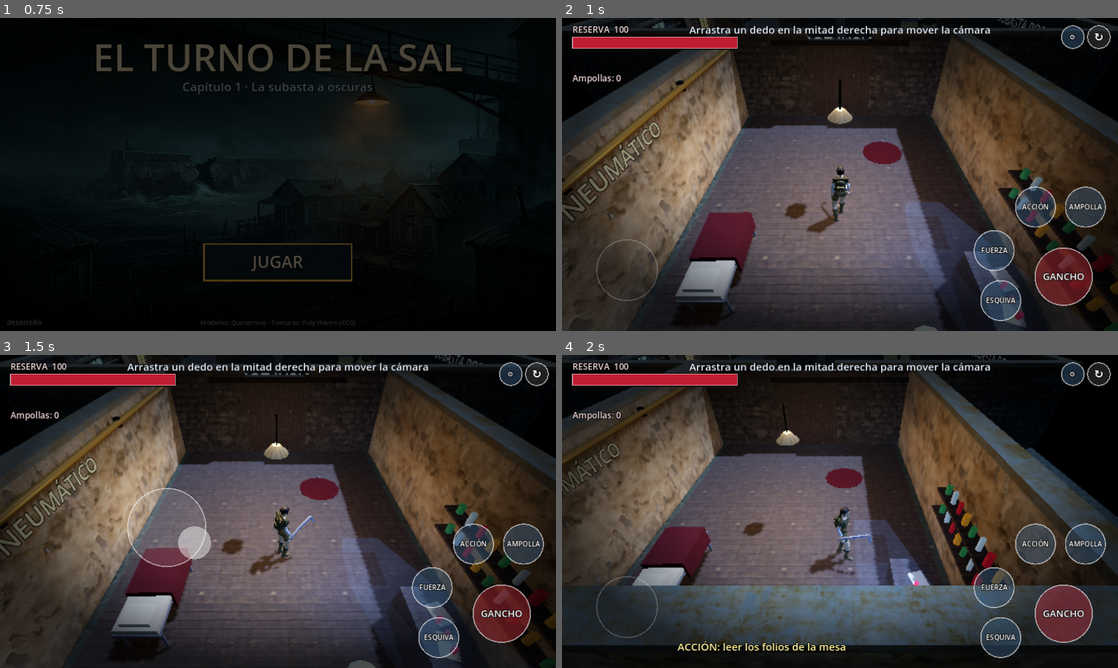
Above: before the commit, frames 1-4 (two rows, left to right).
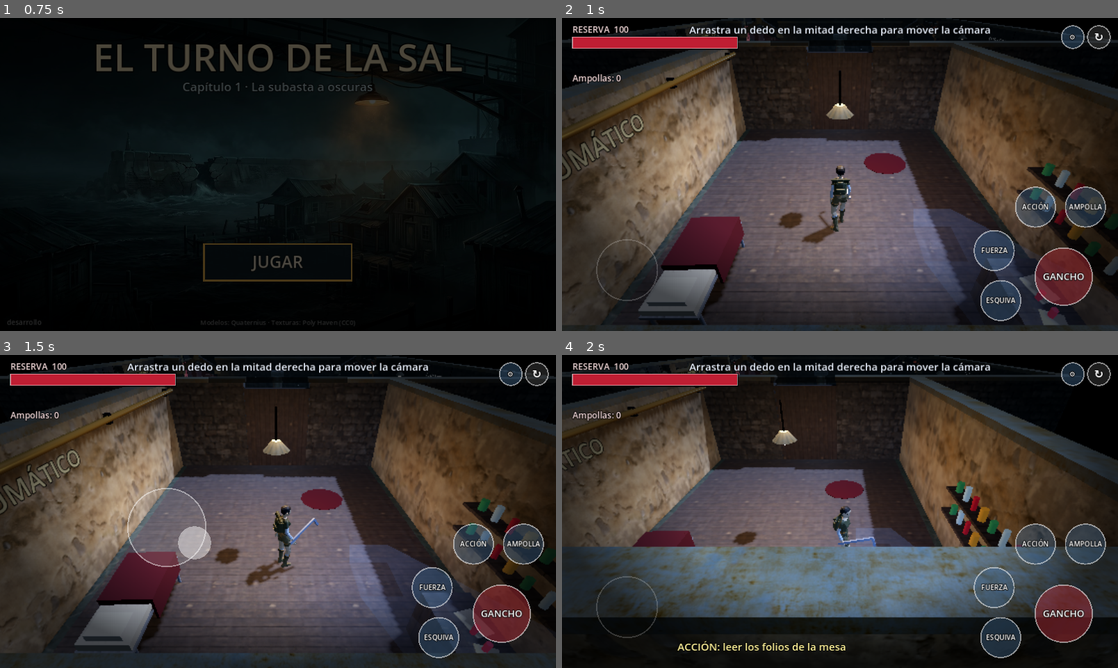
Above: after the commit, the same moments.

Repository: iskyhigh00/GpA
Game: Godot game, scene res://scenes/title.tscn
The game is run twice, just before and just after one commit, with the same random seed, the same clock (stepped at 60 frames per second) and the same inputs.
Inputs (mouse positions are in pixels of both pictures, inside the frame that each line leads up to):
- Up to frame 1 (0.75 s): tap Enter at 0.5 s; move the mouse to (400, 158) at 0.52 s; hold D from 0.53 s (still down); tap J at 0.6 s; click (400, 158) at 0.67 s
- Up to frame 2 (1 s): keep holding D; tap Space at 0.77 s
- Up to frame 3 (1.5 s): release D at 1.25 s; drag from (166, 527) to (250, 574) at 1.27 s
- Up to frame 4 (2 s): no input

Frame 1 is identical in both runs. In frame 2, 23% of the frame differs, in the area x 0-100%, y 0-100%; in frame 3, 24%; in frame 4, 33%, in the area x 0-100%, y 0-93%.

Commit message:
Arreglos del informe de QA: daño en el frame de contacto, muros sin atravesar, colisión con el guardia, cámara más baja con muros translúcidos y avisos de lámpara en su zona
Co-Authored-By: Claude Sonnet 5.5 <noreply@anthropic.com>
Claude-Session: https://claude.ai/code/session_014vvngXY1qH63ojqbti9ztP

Diff:
--- a/scripts/guard.gd
+++ b/scripts/guard.gd
@@ -56,7 +56,7 @@
 
 func _ready() -> void:
 	collision_layer = 8
-	collision_mask = 3
+	collision_mask = 7
 	var cs := CollisionShape3D.new()
 	var cap := CapsuleShape3D.new()
 	cap.radius = 0.4
@@ -349,6 +349,8 @@
 
 
 func _strike(dmg: float) -> void:
+	if not level.clear_line(global_position, level.player.global_position):
+		return
 	if level.player.invuln > 0.0:
 		level.perfect_dodge()
 		state = S.STUNNED
@@ -482,7 +484,7 @@
 	cone.visible = true
 	var ratio := clampf(detect / DETECT_TIME, 0.0, 1.0)
 	if state == S.CHASE:
-		cone_mat.albedo_color = Color(1.0, 0.15, 0.15, 0.1)
+		cone_mat.albedo_color = Color(1.0, 0.15, 0.15, 0.22)
 	else:
 		cone_mat.albedo_color = Color(1.0, 0.9, 0.3, 0.22).lerp(Color(1.0, 0.25, 0.2, 0.42), ratio)
 	var origin := global_position + Vector3(0.0, 0.6, 0.0)
--- a/scripts/level.gd
+++ b/scripts/level.gd
@@ -169,11 +169,11 @@
 
 
 func _wall(cx: float, cz: float, sx: float, sz: float, m: Material = null) -> void:
-	Gfx.solid_m(self, Vector3(cx, 1.6, cz), Vector3(sx, 3.2, sz), m if m else Gfx.mat_stone())
-	# Moldura superior oscura.
+	var body := Gfx.solid_m(self, Vector3(cx, 1.6, cz), Vector3(sx, 3.2, sz), m if m else Gfx.mat_stone())
+	# Moldura superior oscura (hija del muro, para que se desvanezca con él).
 	var cap := Gfx.box_m(Vector3(sx + 0.12, 0.14, sz + 0.12), Gfx.mat_rust())
-	cap.position = Vector3(cx, 3.27, cz)
-	add_child(cap)
+	cap.position = Vector3(0.0, 1.67, 0.0)
+	body.add_child(cap)
 
 
 func _pipe_x(x0: float, x1: float, y: float, z: float, r: float) -> void:
@@ -252,11 +252,12 @@
 	l.outline_modulate = Color(0.0, 0.0, 0.0, 0.9)
 	l.position = pos
 	l.rotation_degrees.y = rot_y
+	l.double_sided = false
 	add_child(l)
 
 
 func _puddle(x: float, z: float, r: float) -> void:
-	var p := Gfx.cyl_m(r, 0.01, Gfx.mat_gloss(Color(0.02, 0.03, 0.04), 0.03))
+	var p := Gfx.cyl_m(r, 0.01, Gfx.mat_gloss(Color(0.11, 0.14, 0.18), 0.12))
 	p.position = Vector3(x, 0.02, z)
 	Gfx.no_shadow(p)
 	add_child(p)
@@ -627,7 +628,7 @@
 		_hang_lamp(x, 8.6)
 	_sign("LONJA DEL CANDIL", Vector3(8.0, 2.5, -9.93), 0.0, Color(0.9, 0.78, 0.45), 0.014)
 	_sign("LOTE 14", Vector3(17.0, 2.4, 9.93), 180.0, Color(0.85, 0.35, 0.3), 0.012)
-	_sign("SUBASTA POR SECTORES", Vector3(-1.0, 2.5, 9.93), 180.0, Color(0.75, 0.8, 0.85), 0.01)
+	_sign("SUBASTA POR SECTORES", Vector3(1.0, 2.5, 9.93), 180.0, Color(0.75, 0.8, 0.85), 0.007)
 	for pd in [Vector3(-1.0, 0.0, 2.0), Vector3(6.0, 0.0, -1.0), Vector3(13.0, 0.0, 2.5), Vector3(19.0, 0.0, 7.0), Vector3(-3.5, 0.0, -6.0), Vector3(10.0, 0.0, -7.5)]:
 		_puddle(pd.x, pd.z, 0.9 + fmod(pd.x * 0.37, 0.8))
 	# Carril de la bandeja en el muro sur.
@@ -837,7 +838,9 @@
 
 
 func route_label() -> String:
-	return "Norte (sigilo)" if route != "sur" else "Sur (combate)"
+	if route != "sur":
+		return "Norte (sigilo)"
+	return "Sur (combate)" if combat else "Sur (sin combate)"
 
 
 # ---------------------------------------------------------------- reserva
@@ -866,8 +869,8 @@
 func on_guard_hit(_hits: int, pos: Vector3) -> void:
 	combat = true
 	play("hit")
-	hitstop_t = 0.07
-	player.add_shake(0.2)
+	hitstop_t = 0.1
+	player.add_shake(0.3)
 	spark(pos)
 
 
@@ -885,7 +888,8 @@
 
 
 func on_guard_alert() -> void:
-	hud.say("¡El guardia te vio!", 2.5)
+	if hud.message_t < 1.0:
+		hud.say("¡El guardia te vio!", 2.5)
 	play("alarm")
 
 
@@ -1083,6 +1087,8 @@
 
 func _on_lamp_signal() -> void:
 	signals_heard += 1
+	if player.global_position.x < DOOR_X + 1.0:
+		return
 	play("beep")
 	hud.show_banner("CAMBIO DE LOTE", 0.9)
 
@@ -1142,6 +1148,8 @@
 		elapsed += delta
 	if door_open and door_body.position.y < 4.8:
 		door_body.position.y = minf(4.8, door_body.position.y + 3.0 * delta)
+	elif door_open and door_body.visible:
+		door_body.visible = false
 	if dying:
 		death_t -= delta
 		if death_t <= 0.0:
--- a/scripts/player.gd
+++ b/scripts/player.gd
@@ -7,24 +7,27 @@
 const GRAVITY := 24.0
 const HOOK_RANGE := 2.3
 const HOOK_COOLDOWN := 0.55
-const SWING_TIME := 0.28
+const SWING_TIME := 0.42
+const HIT_DELAY := 0.13
 const DODGE_TIME := 0.3
 const DODGE_SPEED := 10.5
 const DODGE_COOLDOWN := 0.9
 const DODGE_INVULN := 0.38
-const CAM_DIST := 6.0
+const CAM_DIST := 5.4
 const CAM_SENS := 0.0055
 
 var level: Level
 var sim_move := Vector2.ZERO
 var touch_move := Vector2.ZERO
 var cam_yaw := -PI * 0.5
-var cam_pitch := 0.7
+var cam_pitch := 0.58
 var cam_total := 0.0
 var facing := -PI * 0.5
 var hook_cd := 0.0
 var hurt_cd := 0.0
 var swing_t := 0.0
+var hit_pending := -1.0
+var faded: Array[MeshInstance3D] = []
 var dodge_t := 0.0
 var dodge_cd := 0.0
 var invuln := 0.0
@@ -40,7 +43,7 @@
 
 func _ready() -> void:
 	collision_layer = 4
-	collision_mask = 3
+	collision_mask = 11
 	var cs := CollisionShape3D.new()
 	var cap := CapsuleShape3D.new()
 	cap.radius = 0.35
@@ -139,6 +142,8 @@
 	dodge_t = 0.0
 	dodge_cd = 0.0
 	invuln = 0.0
+	swing_t = 0.0
+	hit_pending = -1.0
 	cam_focus = pos + Vector3(0.0, 1.5, 0.0)
 
 
@@ -157,17 +162,25 @@
 		return
 	hook_cd = HOOK_COOLDOWN
 	swing_t = SWING_TIME
+	hit_pending = HIT_DELAY
 	level.spend_hook()
 	level.play("swish")
 	var g := level.guard
 	var to := g.global_position - global_position
 	to.y = 0.0
 	var d := to.length()
+	if g.can_be_hit() and d < 3.2 and d > 0.05:
+		facing = atan2(-to.x, -to.z)
+
+
+## El daño llega en el frame de contacto del golpe, no al pulsar.
+func _resolve_hit() -> void:
+	var g := level.guard
 	if not g.can_be_hit():
 		return
-	if d < 3.2 and d > 0.05:
-		facing = atan2(-to.x, -to.z)
-	if d <= HOOK_RANGE:
+	var to := g.global_position - global_position
+	to.y = 0.0
+	if to.length() <= HOOK_RANGE and level.clear_line(global_position, g.global_position):
 		g.take_hit()
 
 
@@ -183,6 +196,7 @@
 	dodge_cd = DODGE_COOLDOWN
 	invuln = DODGE_INVULN
 	swing_t = 0.0
+	hit_pending = -1.0
 	level.play("dodge")
 
 
@@ -192,6 +206,10 @@
 	hook_cd = maxf(0.0, hook_cd - delta)
 	hurt_cd = maxf(0.0, hurt_cd - delta)
 	swing_t = maxf(0.0, swing_t - delta)
+	if hit_pending > 0.0:
+		hit_pending -= delta
+		if hit_pending <= 0.0:
+			_resolve_hit()
 	dodge_cd = maxf(0.0, dodge_cd - delta)
 	invuln = maxf(0.0, invuln - delta)
 	var dir := Vector3.ZERO if locked else _move_dir()
@@ -247,6 +265,19 @@
 			level.play("step", -16.0)
 
 
+static var _fade_mat: StandardMaterial3D
+
+
+static func _fade_material() -> StandardMaterial3D:
+	if _fade_mat == null:
+		_fade_mat = StandardMaterial3D.new()
+		_fade_mat.transparency = BaseMaterial3D.TRANSPARENCY_ALPHA
+		_fade_mat.albedo_color = Color(0.25, 0.3, 0.36, 0.1)
+		_fade_mat.cull_mode = BaseMaterial3D.CULL_DISABLED
+		_fade_mat.shading_mode = BaseMaterial3D.SHADING_MODE_UNSHADED
+	return _fade_mat
+
+
 func _process(delta: float) -> void:
 	var target := global_position + Vector3(0.0, 1.5, 0.0)
 	cam_focus = cam_focus.lerp(target, 1.0 - exp(-14.0 * delta))
@@ -255,9 +286,26 @@
 	var want := focus + off * CAM_DIST
 	var q := PhysicsRayQueryParameters3D.create(focus, want, 1)
 	var hit := get_world_3d().direct_space_state.intersect_ray(q)
+	var now: Array[MeshInstance3D] = []
 	if not hit.is_empty():
-		var hp: Vector3 = hit["position"]
-		want = hp + (focus - want).normalized() * 0.25
+		var col := hit["collider"] as Node3D
+		if col != null and col.global_position.y > 0.5:
+			# Muro entre la cámara y Sira: se vuelve casi transparente y la cámara no se encoge.
+			for c in col.get_children():
+				if c is MeshInstance3D:
+					var mi := c as MeshInstance3D
+					if not mi.has_meta("orig_mat"):
+						mi.set_meta("orig_mat", mi.material_override)
+					mi.material_override = _fade_material()
+					now.append(mi)
+		else:
+			var hp: Vector3 = hit["position"]
+			want = hp + (focus - want).normalized() * 0.25
+	for m in faded:
+		if is_instance_valid(m) and not now.has(m):
+			m.material_override = m.get_meta("orig_mat") as Material
+			m.remove_meta("orig_mat")
+	faded = now
 	shake = maxf(0.0, shake - delta * 2.2)
 	if shake > 0.0:
 		want += Vector3(randf_range(-1.0, 1.0), randf_range(-1.0, 1.0), randf_range(-1.0, 1.0)) * shake * 0.35
--- a/test/run_demo_tests.gd
+++ b/test/run_demo_tests.gd
@@ -26,6 +26,7 @@
 	await _t12_docs()
 	await _t13_audio()
 	await _t14_quality()
+	await _t15_combat_fixes()
 	await _frames(10)
 	print("\n%d comprobaciones, %d fallos" % [checks, fails])
 	quit(1 if fails > 0 else 0)
@@ -301,6 +302,7 @@
 func _t6_lamp_signal() -> void:
 	print("6) Señal de la lámpara")
 	var lv := await new_level()
+	lv.player.global_position = Vector3(-3.0, 0.1, 0.0)
 	var count := [0]
 	lv.lamp.signal_emitted.connect(func() -> void: count[0] += 1)
 	var min_x := lv.lamp.head_x
@@ -315,6 +317,14 @@
 	check(count[0] >= 2, "la señal suena varias veces en 10 s (%d)" % count[0])
 	check(max_x - min_x > 5.0, "la lámpara se mueve (%.1f m)" % (max_x - min_x))
 	check(saw_banner and lv.signals_heard == count[0], "el HUD avisa de cada cambio de lote")
+	lv.hud.banner_t = 0.0
+	lv.player.global_position = Vector3(-11.0, 0.1, 0.0)
+	var quiet := true
+	for i in 420:
+		await physics_frame
+		if lv.hud.banner_t > 0.0:
+			quiet = false
+	check(quiet, "en el consultorio no suena ni se avisa el cambio de lote")
 	await free_level(lv)
 
 
@@ -538,3 +548,68 @@
 	touch(lv, 7, lv.hud.settings_rect("close").get_center(), true)
 	touch(lv, 7, lv.hud.settings_rect("close").get_center(), false)
 	await free_level(lv)
+
+
+func _t15_combat_fixes() -> void:
+	print("15) Combate: contacto, muros y colisiones")
+	var lv := await new_level()
+	await through_door(lv)
+	var g := lv.guard
+	var p := lv.player
+	# El gancho no atraviesa muros.
+	p.global_position = Vector3(8.2, 0.1, 0.0)
+	g.global_position = Vector3(9.9, 0.1, 0.0)
+	g.state = Guard.S.CHASE
+	p.hook_cd = 0.0
+	p.do_hook()
+	await _frames(20)
+	check(g.hits == 0, "el gancho no golpea a través de un muro")
+	# El daño llega en el frame de contacto, no al pulsar.
+	p.global_position = Vector3(5.0, 0.1, 6.5)
+	g.global_position = Vector3(6.6, 0.1, 6.5)
+	g.state = Guard.S.STANDDOWN
+	g.state = Guard.S.CHASE
+	g.attack_cd = 5.0
+	p.hook_cd = 0.0
+	p.do_hook()
+	check(g.hits == 0, "al pulsar todavía no hay daño")
+	await _frames(14)
+	check(g.hits == 1 or g.state == Guard.S.BLOCK, "el golpe conecta en el frame de contacto")
+	# El golpe pesado del guardia no atraviesa muros.
+	g.hits = 0
+	g.state = Guard.S.CHASE
+	p.global_position = Vector3(8.2, 0.1, 0.0)
+	g.global_position = Vector3(9.9, 0.1, 0.0)
+	g.slam = true
+	g.state = Guard.S.WINDUP
+	g.timer = 0.05
+	var before := lv.reserve
+	await _frames(10)
+	check(is_equal_approx(lv.reserve, before), "el golpe pesado no daña a través de un muro")
+	# El jugador y el guardia no se atraviesan.
+	g.state = Guard.S.STANDDOWN
+	g.global_position = Vector3(4.0, 0.1, 0.0)
+	p.global_position = Vector3(2.0, 0.1, 0.0)
+	await _frames(5)
+	var t := 0
+	while t < 90:
+		p.sim_move = Vector2(p.cam_right().dot(Vector3.RIGHT), -p.cam_forward().dot(Vector3.RIGHT))
+		await physics_frame
+		t += 1
+	p.sim_move = Vector2.ZERO
+	check(p.global_position.x < g.global_position.x + 0.2, "Sira no atraviesa al guardia")
+	# Muro entre la cámara y Sira: se hace transparente.
+	p.global_position = Vector3(-3.0, 0.1, 9.0)
+	p.cam_yaw = 0.0
+	p.cam_pitch = 0.3
+	await _frames(6)
+	check(p.faded.size() > 0 and p.faded[0].material_override == Player._fade_material(), "el muro que tapa a Sira se vuelve transparente")
+	p.global_position = Vector3(2.0, 0.1, 0.0)
+	p.cam_pitch = 0.58
+	await _frames(6)
+	check(p.faded.is_empty() and not lv.get_child(0).has_meta("orig_mat"), "y vuelve a ser opaco al salir de en medio")
+	# Etiqueta de ruta coherente.
+	lv.route = "sur"
+	lv.combat = false
+	check(lv.route_label().contains("sin combate"), "ruta sur sin pelear: no dice «combate»")
+	await free_level(lv)
Not shown, changed: HANDOFF.md
